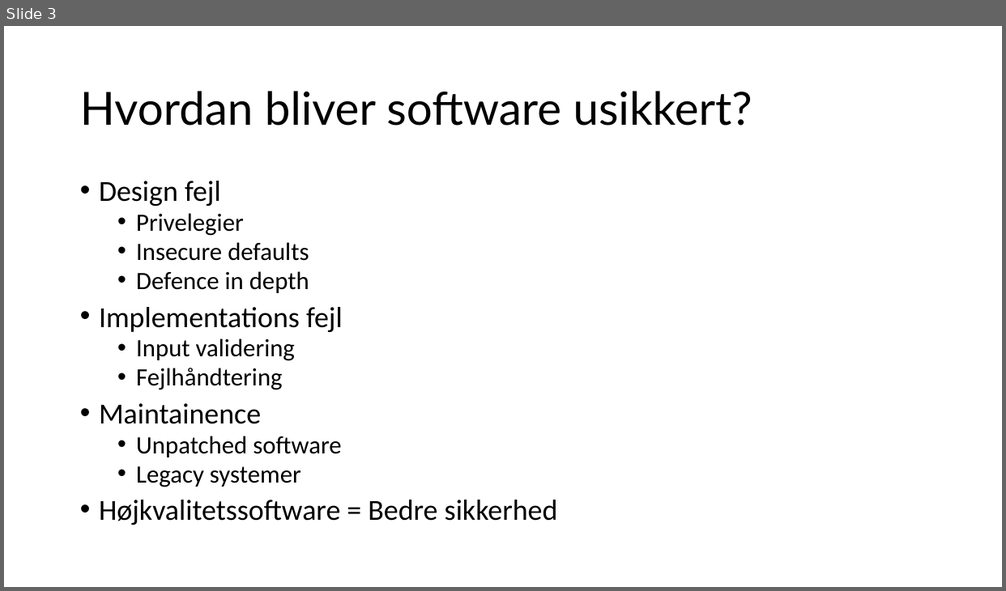
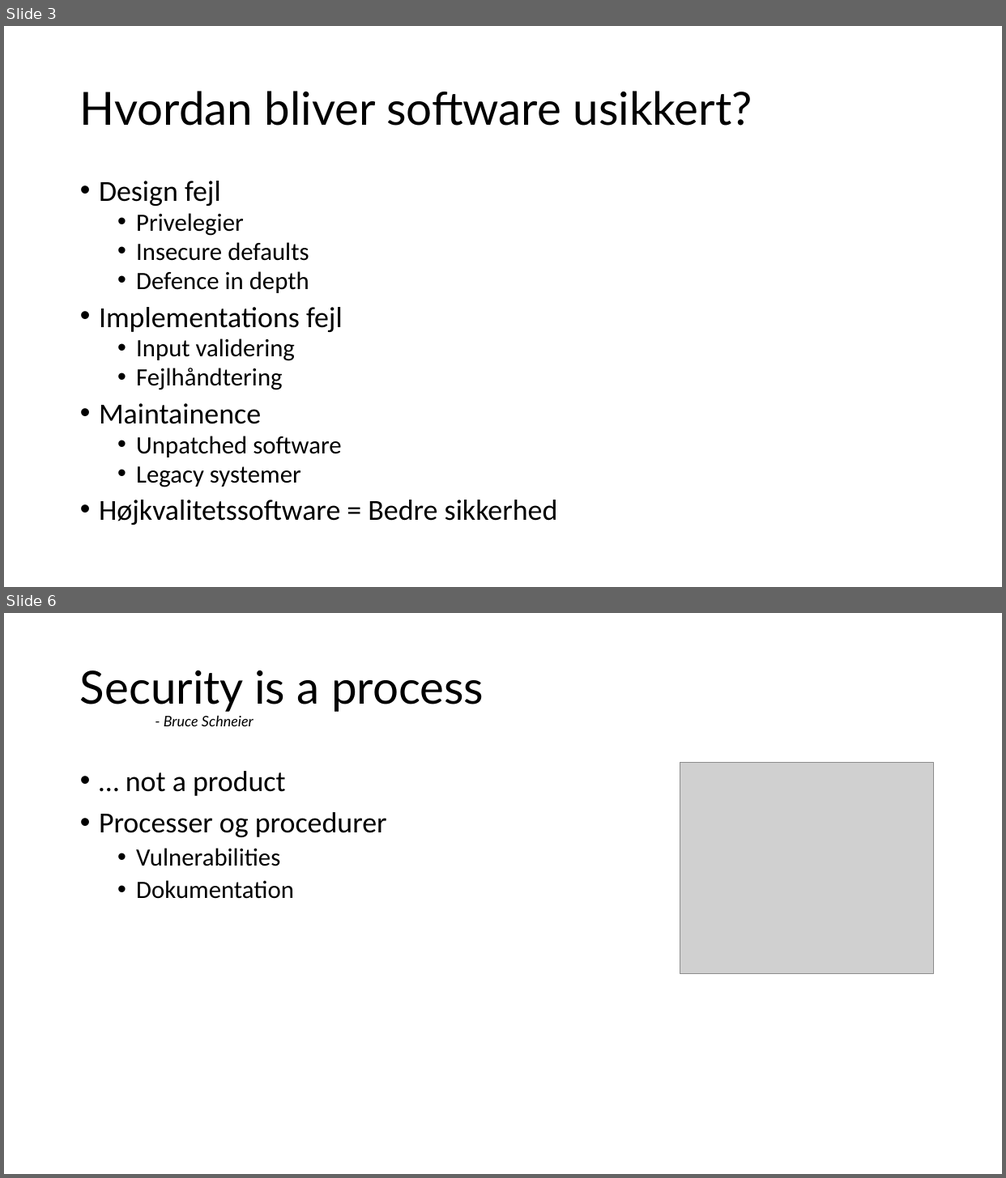
Before and after one commit to Kristiansax/kea-software-security-exam-slides, a slide deck: 1- Trusler mod software.pptx. Shown one above the other, each under a label of ours: slide 3 before the commit, slides 3 and 6 after it; the slides between them are not shown. The pictures are 1006x591 and 1006x1178 pixels, drawn with LibreOffice and Linux fonts; fonts in the diff are those of the drawing; grey boxes stand for pictures. Boxes give left, top, right and bottom in pixels: in the first picture for what was removed or moved away, otherwise in the second. Text is boxed around its words. In the diff, an @@ line names an element or a change of style, - is before the commit and + after.

```diff
--- a/1- Trusler mod software.pptx
+++ b/1- Trusler mod software.pptx
@@ slide 6 added at box(4, 613, 1002, 1174), background #FFFFFF @@
@@ title added at box(80, 671, 484, 726), 44 pt, text #000000 @@
+Security is a process
+- Bruce Schneier
@@ text added at box(99, 771, 387, 899), 28 pt, text #000000 @@
+• … not a product
+• Processer og procedurer
+  • Vulnerabilities
+  • Dokumentation
@@ picture added at box(680, 763, 934, 974) @@
```
Also in this commit, not shown: 3 other slides added, 18 other files.
